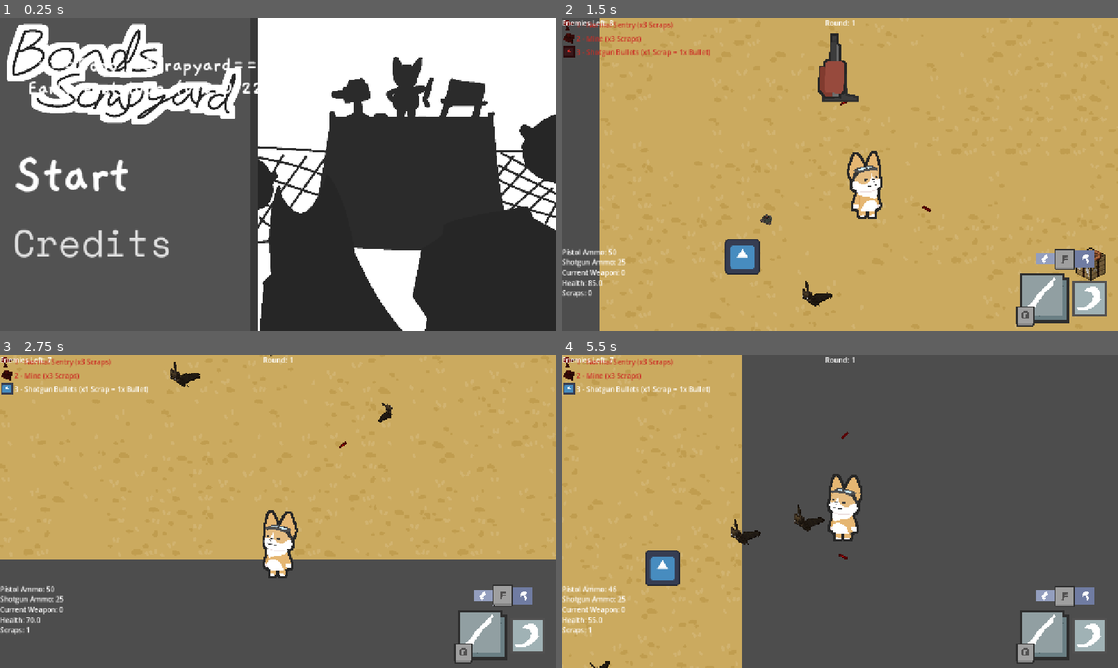
Above: before the commit, frames 1-4 (two rows, left to right).
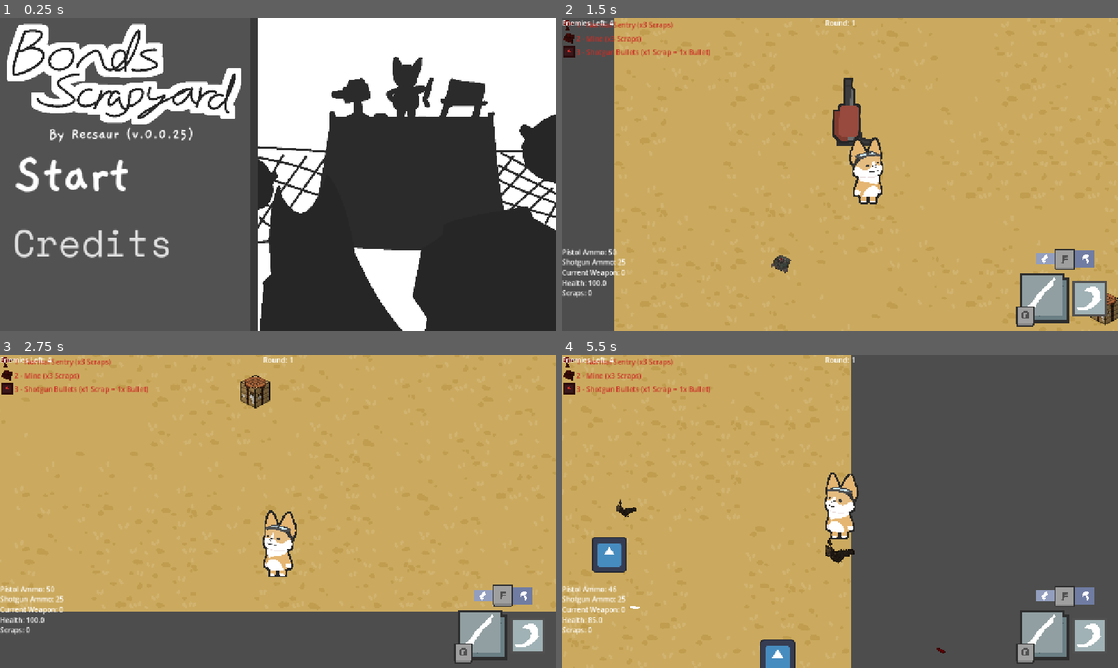
Above: after the commit, the same moments.

Repository: Recsaur/BondScrapyard
Game: Godot game, scene res://Scenes/main_menu.tscn
Two runs of this game, one before a commit and one after it. Both use one fixed random seed, a clock stepped at 60 frames per second and the inputs below. The engine's default icon, where the game draws it, is replaced by a stand-in: a white triangle on a blue panel in a dark square. Sound files missing from this copy of the repository are replaced by a short silence.
Inputs (mouse positions are in pixels of both pictures, inside the frame that each line leads up to):
- Up to frame 1 (0.25 s): no input
- Up to frame 2 (1.5 s): click (673, 174) at 0.5 s; tap Enter at 1.25 s; move the mouse to (962, 158) at 1.27 s; hold D (right) from 1.28 s (still down); tap F (Building) at 1.35 s; click (962, 158) at 1.42 s
- Up to frame 3 (2.75 s): right-click (400, 495) at 1.55 s; move the mouse to (166, 527) at 2.02 s; release D (right) at 2.03 s; hold S (down) from 2.03 s (still down); right-click (166, 527) at 2.1 s; click (166, 527) at 2.3 s
- Up to frame 4 (5.5 s): move the mouse to (895, 442) at 2.77 s; release S (down) at 2.78 s; press the mouse at (895, 442) at 2.78 s; hold D (right) 2.78-3.53 s; tap F (Building) at 3.05, 5.3 s; move the mouse to (812, 574) at 3.52 s; release the mouse at (812, 574) at 3.53 s; hold W (up) 3.53-4.28 s; tap 1 (1_Build) at 3.6 s; click (812, 574) at 3.67 s; right-click (812, 574) at 3.8 s; move the mouse to (1006, 558) at 4.27 s; press the mouse at (1006, 558) at 4.28 s; hold Q (SwitchWeaponLeft) from 4.28 s (still down); tap 2 (2_Build) at 4.35 s; move the mouse to (673, 464) at 5.02 s; release the mouse at (673, 464) at 5.03 s; tap 3 (3_Build) at 5.1 s

The runs differ from the first frame. In frame 1, 0.9% of the frame differs, in the area x 5-47%, y 12-40%; in frame 2, 7.0%; in frame 3, 17%; in frame 4, 21%, in the area x 0-69%, y 0-100%.

Commit message:
Added audio like background music and sound effects to AR, Shotgun, tail whip, and other stuff, all with pitch variation code to them for better immersion or like, sounding less repetitive. Also balance changes like changing the raidus of explosion and collision of the mine and giving the AR a better fire rate and making the bullets travel faster. Intermission and round music also play alternatively, like when its their time to play.

Diff:
--- a/Assets/landmine.gd
+++ b/Assets/landmine.gd
@@ -4,8 +4,9 @@
 var MineDmg = 100
 # Called when the node enters the scene tree for the first time.
 func _ready() -> void:
-	pass # Replace with function body.
-
+	var BuildSFX = AudioHandler.get_node("Building")
+	BuildSFX.pitch_scale = randf_range(0.85,1.15)
+	BuildSFX.play()
 
 # Called every frame. 'delta' is the elapsed time since the previous frame.
 func _process(delta: float) -> void:
@@ -28,6 +29,9 @@
 	for Enemy in EnemiesInRange:
 		Enemy.Health -= MineDmg
 		Enemy.DmgEffect(MineDmg)
+	var detSFX = AudioHandler.get_node("Kabo")
+	detSFX.pitch_scale = randf_range(0.85,1.15)
+	detSFX.play()
 	await get_tree().create_timer(0.25).timeout
 	queue_free()
 
--- a/Assets/landmine.tscn
+++ b/Assets/landmine.tscn
@@ -7,6 +7,7 @@
 [sub_resource type="CircleShape2D" id="CircleShape2D_jvsgw"]
 
 [sub_resource type="CircleShape2D" id="CircleShape2D_vf03o"]
+radius = 14.799995
 
 [sub_resource type="Curve" id="Curve_4nyng"]
 _data = [Vector2(0, 0.49438208), 0.0, 0.0, 0, 0, Vector2(1, 0), 0.0, 0.0, 0, 0]
@@ -31,7 +32,7 @@
 curve = SubResource("Curve_3wqer")
 
 [sub_resource type="Curve" id="Curve_wmru4"]
-_data = [Vector2(0, 0.123595595), 0.0, 0.0, 0, 0, Vector2(1, 0), 0.0, 0.0, 0, 0]
+_data = [Vector2(0, 0.48314613), 0.0, 0.0, 0, 0, Vector2(1, 0), 0.0, 0.0, 0, 0]
 point_count = 2
 
 [sub_resource type="CurveTexture" id="CurveTexture_co25f"]
@@ -43,7 +44,8 @@
 initial_velocity_min = 150.0
 initial_velocity_max = 250.0
 gravity = Vector3(0, 0, 0)
-scale_min = 0.099999994
+scale_min = 0.5
+scale_max = 0.75
 scale_curve = SubResource("CurveTexture_co25f")
 color = Color(1.7057232, 1.705724, 1.705722, 1)
 color_initial_ramp = SubResource("GradientTexture1D_o0odp")
@@ -54,7 +56,7 @@
 script = ExtResource("1_mu5v3")
 
 [node name="Collision" type="Area2D" parent="."]
-scale = Vector2(1.2817307, 1.2817307)
+scale = Vector2(2.089439, 2.089439)
 collision_layer = 0
 monitorable = false
 
@@ -63,7 +65,7 @@
 
 [node name="Sprite2D" type="Sprite2D" parent="."]
 position = Vector2(-3.8146973e-06, -3.8146973e-06)
-scale = Vector2(0.06849729, 0.068497285)
+scale = Vector2(0.11166224, 0.111662224)
 texture = ExtResource("2_o0odp")
 
 [node name="ExplosionRad" type="Area2D" parent="."]
--- a/Scenes/Characters/player.gd
+++ b/Scenes/Characters/player.gd
@@ -16,6 +16,7 @@
 var Pistol_path = preload("res://Scenes/pistol.tscn")
 var Shotgun_path = preload("res://Scenes/Shotgun.tscn")
 const TailKick = 350
+var TailWhip = AudioHandler.get_node("Tailwhip")
 enum Weapons {
 	Pistol,
 	Shotgun
@@ -88,6 +89,8 @@
 
 	if Input.is_action_just_pressed("Kick") and $FacingPivot/Kick/Timer.is_stopped():
 		Kick_Collision.disabled = false
+		TailWhip.pitch_scale = randf_range(0.85,1.15)
+		TailWhip.play()
 		await get_tree().create_timer(0.1).timeout
 		Kick_Collision.disabled = true
 		Apply_Knockback(get_global_mouse_position(),TailKick)
--- a/Scenes/Characters/player.tscn
+++ b/Scenes/Characters/player.tscn
@@ -52,6 +52,7 @@
 script = ExtResource("3_utp2y")
 
 [node name="Hitbox" type="Area2D" parent="."]
+position = Vector2(0, 17)
 
 [node name="CollisionShape2D2" type="CollisionShape2D" parent="Hitbox"]
 position = Vector2(0, -13)
--- a/Scenes/Maps/Map.tscn
+++ b/Scenes/Maps/Map.tscn
@@ -25,6 +25,9 @@
 [sub_resource type="TileSet" id="TileSet_ikgfv"]
 tile_size = Vector2i(250, 250)
 sources/0 = SubResource("TileSetAtlasSource_jwcm4")
+
+[sub_resource type="RectangleShape2D" id="RectangleShape2D_ikgfv"]
+size = Vector2(148, 2018)
 
 [node name="Map" type="Node2D"]
 script = ExtResource("1_yi4gh")
@@ -56,9 +59,6 @@
 [node name="Enemy_N" parent="." instance=ExtResource("3_1ayp6")]
 position = Vector2(615, -608)
 
-[node name="Enemy_N2" parent="." instance=ExtResource("3_1ayp6")]
-position = Vector2(30, 652)
-
 [node name="SpawnTimer" type="Timer" parent="."]
 wait_time = 3.0
 autostart = true
@@ -71,9 +71,6 @@
 
 [node name="Bat_Enemy" parent="." instance=ExtResource("9_jwcm4")]
 position = Vector2(1320, -578)
-
-[node name="Bat_Enemy2" parent="." instance=ExtResource("9_jwcm4")]
-position = Vector2(215, 879)
 
 [node name="IntermissionTimer" type="Timer" parent="."]
 wait_time = 15.0
@@ -109,14 +106,38 @@
 [node name="SpawnPoint10" type="Marker2D" parent="."]
 position = Vector2(1166, 1000)
 
-[node name="Range_Enemy" parent="." instance=ExtResource("10_ikgfv")]
-position = Vector2(157, -474)
-
 [node name="Range_Enemy2" parent="." instance=ExtResource("10_ikgfv")]
 position = Vector2(1208, -347)
 
-[node name="Range_Enemy3" parent="." instance=ExtResource("10_ikgfv")]
-position = Vector2(1430, 780)
+[node name="StaticBody2D3" type="StaticBody2D" parent="."]
+position = Vector2(883, -761)
+rotation = 1.5707964
+
+[node name="CollisionShape2D" type="CollisionShape2D" parent="StaticBody2D3"]
+position = Vector2(-188, 63)
+shape = SubResource("RectangleShape2D_ikgfv")
+
+[node name="StaticBody2D4" type="StaticBody2D" parent="."]
+position = Vector2(869, 1262)
+rotation = 1.5707964
+
+[node name="CollisionShape2D" type="CollisionShape2D" parent="StaticBody2D4"]
+position = Vector2(-188, 63)
+shape = SubResource("RectangleShape2D_ikgfv")
+
+[node name="StaticBody2D2" type="StaticBody2D" parent="."]
+position = Vector2(2012, -31)
+
+[node name="CollisionShape2D" type="CollisionShape2D" parent="StaticBody2D2"]
+position = Vector2(-188, 63)
+shape = SubResource("RectangleShape2D_ikgfv")
+
+[node name="StaticBody2D" type="StaticBody2D" parent="."]
+position = Vector2(-11, 0)
+
+[node name="CollisionShape2D" type="CollisionShape2D" parent="StaticBody2D"]
+position = Vector2(-188, 63)
+shape = SubResource("RectangleShape2D_ikgfv")
 
 [connection signal="timeout" from="SpawnTimer" to="." method="_on_spawn_timer_timeout"]
 [connection signal="timeout" from="IntermissionTimer" to="." method="_on_intermission_timer_timeout"]
--- a/Scenes/Maps/map.gd
+++ b/Scenes/Maps/map.gd
@@ -2,12 +2,15 @@
 var Enemy_N_Path = preload("res://Scenes/Characters/enemy.tscn")
 var Enemy_B_Path = preload("res://Scenes/bat_enemy.tscn")
 var Enemy_R_Path = preload("res://Scenes/range_enemy.tscn")
+var NormBG = AudioHandler.get_node("NewDay")
+var Inter = AudioHandler.get_node("INTER")
+var Static = AudioHandler.get_node("Static")
+var NormBGPos = null
 @onready var SpawnPoints = [$SpawnPoint, $SpawnPoint2, $SpawnPoint3, $SpawnPoint4, $SpawnPoint5, $SpawnPoint6, $SpawnPoint7, $SpawnPoint8, $SpawnPoint9, $SpawnPoint10]
-
 # Called when the node enters the scene tree for the first time.
 func _ready() -> void:
 	GameTracker.connect("TookDmg", TookDmg)
-
+	NormBG.play()
 	pass # Replace with function body.
 
 func _physics_process(delta: float) -> void:
@@ -20,6 +23,10 @@
 		if $IntermissionTimer.is_stopped():
 			#print("ITS PLAYING OKAY??")
 			$IntermissionTimer.start(15)
+			NormBGPos = NormBG.get_playback_position()
+			NormBG.playing = false
+			Inter.playing = true
+			Static.play()
 	GameTracker.Enemy_count = enemies_count
 
 func EnemySpawn(Type : String):
@@ -41,6 +48,9 @@
 	pass
 
 func _on_intermission_timer_timeout() -> void:
+	Static.play()
+	Inter.playing = false
+	NormBG.play(NormBGPos)
 	for N_Enemy in range(int(GameTracker.NEnemyAmt)):
 		EnemySpawn("Normal")
 	for B_Enemy in range(int(GameTracker.BEnemyAmt)):
--- a/Scenes/bullet_pickup.gd
+++ b/Scenes/bullet_pickup.gd
@@ -4,7 +4,9 @@
 var In_range = false
 # Called when the node enters the scene tree for the first time.
 func _ready() -> void:
-	pass # Replace with function body.
+	var BuildSFX = AudioHandler.get_node("Building")
+	BuildSFX.pitch_scale = randf_range(0.85,1.15)
+	BuildSFX.play()
 
 func _physics_process(delta: float) -> void:
 	#qif GameTracker.player_pos
--- a/Scenes/main_menu.tscn
+++ b/Scenes/main_menu.tscn
@@ -7,7 +7,7 @@
 
 [sub_resource type="LabelSettings" id="LabelSettings_28flt"]
 font = ExtResource("2_1ehe0")
-font_size = 50
+font_size = 35
 
 [sub_resource type="LabelSettings" id="LabelSettings_ce3w2"]
 font = ExtResource("2_1ehe0")
@@ -38,12 +38,11 @@
 
 [node name="Label" type="Label" parent="PlayColor"]
 layout_mode = 0
-offset_left = 32.0
-offset_top = -209.0
-offset_right = 635.0
-offset_bottom = -68.0
-text = " ===Bond's Scrapyard===
-Early Prototype (v.0.0.22)"
+offset_left = 82.0
+offset_top = -43.0
+offset_right = 685.0
+offset_bottom = 98.0
+text = "By Recsaur (v.0.0.25)"
 label_settings = SubResource("LabelSettings_28flt")
 
 [node name="PlayText" type="Label" parent="."]
@@ -84,10 +83,10 @@
 alignment = 0
 
 [node name="Label2" type="Label" parent="."]
-offset_left = 1322.0
-offset_top = 579.0
-offset_right = 2060.0
-offset_bottom = 909.0
+offset_left = 1332.0
+offset_top = 154.0
+offset_right = 2070.0
+offset_bottom = 484.0
 text = "Controls:
 Left Click - Shoot
 Right Click - Kick
--- a/Scenes/pistol.tscn
+++ b/Scenes/pistol.tscn
@@ -46,7 +46,7 @@
 texture = ExtResource("2_ui64p")
 
 [node name="FireRate" type="Timer" parent="."]
-wait_time = 0.25
+wait_time = 0.125
 one_shot = true
 autostart = true
 
--- a/Scenes/shotgun.gd
+++ b/Scenes/shotgun.gd
@@ -16,6 +16,10 @@
 		$GPUParticles2D.restart()
 		$GPUParticles2D.emitting = true
 		BurstShot()
+	elif Input.is_action_pressed("Shoot") and GameTracker.Shotgun_ammo <= 0:
+		var NoAmmo = AudioHandler.get_node("Empty")
+		NoAmmo.pitch_scale = randf_range(0.85,1.15)
+		NoAmmo.play()
 	if get_global_mouse_position().x > global_position.x:
 		$Marker2D/Sprite2D2.flip_v = false
 	else:
@@ -25,6 +29,9 @@
 	var spread = deg_to_rad(Spread_angle) / 2.0
 	var Target_pos = (get_global_mouse_position() - $Marker2D.global_position).normalized()
 	GameTracker.Shotgun_ammo -= 1
+	var SgShoot = AudioHandler.get_node("ShotgunShoot")
+	SgShoot.pitch_scale = randf_range(0.85,1.15)
+	SgShoot.play()
 	for Buck in range(Burst_num):
 		var bullet = Bullet_path.instantiate()
 		bullet.position = $Marker2D.global_position
--- /dev/null
+++ b/audio_handler.gd
@@ -0,0 +1,17 @@
+extends Node2D
+
+
+# Called when the node enters the scene tree for the first time.
+func _ready() -> void:
+	pass # Replace with function body.
+
+
+# Called every frame. 'delta' is the elapsed time since the previous frame.
+func _process(delta: float) -> void:
+	pass
+
+func PitchVerity(GivenAudio):
+	if GivenAudio == null:
+		return null
+	GivenAudio.pitch_scale = randf_range(0.85,1.15)
+	return GivenAudio
--- /dev/null
+++ b/audio_handler.tscn
@@ -0,0 +1,44 @@
+[gd_scene load_steps=11 format=3 uid="uid://desyq4vggm4v0"]
+
+[ext_resource type="Script" uid="uid://dftm3ox1xxjr0" path="res://audio_handler.gd" id="1_40cug"]
+[ext_resource type="AudioStream" uid="uid://7o1a4edf1ifb" path="res://Assets/Audio/ARShootSFX.mp3" id="2_40cug"]
+[ext_resource type="AudioStream" uid="uid://b72xxag21xgcr" path="res://Assets/Audio/SgShootSFX.mp3" id="2_krka2"]
+[ext_resource type="AudioStream" uid="uid://ba1kgvdx7aqdk" path="res://Assets/Audio/empty.mp3" id="4_354lc"]
+[ext_resource type="AudioStream" uid="uid://cwno0d2ikf2ei" path="res://Assets/Audio/static.mp3" id="5_utl3p"]
+[ext_resource type="AudioStream" uid="uid://p8c0sbn0wl72" path="res://Assets/Audio/NewDay.wav" id="6_eghst"]
+[ext_resource type="AudioStream" uid="uid://b5i2eyjmwqhj" path="res://Assets/Audio/kittencatpuppydog88-endingelevator-152337.mp3" id="7_3vv2t"]
+[ext_resource type="AudioStream" uid="uid://b1cxkv3gd548s" path="res://Assets/Audio/Building.mp3" id="8_5p5ax"]
+[ext_resource type="AudioStream" uid="uid://dxqq6p1fpjik6" path="res://Assets/Audio/tailwhip.wav" id="9_spit3"]
+[ext_resource type="AudioStream" uid="uid://bl35faqknhowp" path="res://Assets/Audio/kabo.wav" id="10_1ft04"]
+
+[node name="AudioHandler" type="Node2D"]
+script = ExtResource("1_40cug")
+
+[node name="ARShoot" type="AudioStreamPlayer" parent="."]
+stream = ExtResource("2_40cug")
+max_polyphony = 5
+
+[node name="ShotgunShoot" type="AudioStreamPlayer" parent="."]
+stream = ExtResource("2_krka2")
+
+[node name="Empty" type="AudioStreamPlayer" parent="."]
+stream = ExtResource("4_354lc")
+
+[node name="Static" type="AudioStreamPlayer" parent="."]
+stream = ExtResource("5_utl3p")
+
+[node name="NewDay" type="AudioStreamPlayer" parent="."]
+stream = ExtResource("6_eghst")
+volume_db = -7.55
+
+[node name="INTER" type="AudioStreamPlayer" parent="."]
+stream = ExtResource("7_3vv2t")
+
+[node name="Building" type="AudioStreamPlayer" parent="."]
+stream = ExtResource("8_5p5ax")
+
+[node name="Tailwhip" type="AudioStreamPlayer" parent="."]
+stream = ExtResource("9_spit3")
+
+[node name="Kabo" type="AudioStreamPlayer" parent="."]
+stream = ExtResource("10_1ft04")
--- a/bullet.gd
+++ b/bullet.gd
@@ -1,6 +1,6 @@
 extends CharacterBody2D
 var target_position
-var Bullet_Speed = 1000
+var Bullet_Speed = 1250
 var dmg = 15
 var KB = 750
 # Called when the node enters the scene tree for the first time.
--- a/normal_sentry.gd
+++ b/normal_sentry.gd
@@ -7,6 +7,9 @@
 
 
 func _ready() -> void:
+	var BuildSFX = AudioHandler.get_node("Building")
+	BuildSFX.pitch_scale = randf_range(0.85,1.15)
+	BuildSFX.play()
 	pass
 
 func _physics_process(delta: float) -> void:
--- a/pistol.gd
+++ b/pistol.gd
@@ -14,6 +14,10 @@
 		Shoot()
 		$GPUParticles2D.restart()
 		$GPUParticles2D.emitting = true
+	elif Input.is_action_pressed("Shoot") and GameTracker.Pistol_ammo <= 0 and Shootable:
+		var NoAmmo = AudioHandler.get_node("Empty")
+		NoAmmo.pitch_scale = randf_range(0.85,1.15)
+		NoAmmo.play()
 	if get_global_mouse_position().x > global_position.x:
 		$Marker2D/Sprite2D2.flip_v = false
 	else:
@@ -24,6 +28,9 @@
 	#var tween = create_tween()
 	var bullet = Bullet_path.instantiate()
 	GameTracker.Pistol_ammo -= 1
+	var ARShoot = AudioHandler.get_node("ARShoot")
+	ARShoot.pitch_scale = randf_range(0.85,1.15)
+	ARShoot.play()
 	#tween.tween_property($Marker2D/Sprite2D2,"rotation",$Marker2D/Sprite2D2.rotation_degrees+25,0.2)
 	#tween.tween_property($Marker2D/Sprite2D2,"rotation",$Marker2D/Sprite2D2.rotation_degrees-25,0.2)
 	bullet.position = $Marker2D.global_position
--- a/project.godot
+++ b/project.godot
@@ -19,6 +19,8 @@
 
 GameTracker="*res://Scripts/GameTracker.gd"
 GameStuff="*res://Scenes/game_stuff.tscn"
+AudioHandler="*res://audio_handler.tscn"
+AudioHandlerScript="*res://audio_handler.gd"
 
 [display]
 
Not shown, added: Assets/Audio/ARShootSFX.mp3.import
Not shown, added: Assets/Audio/Building.mp3.import
Not shown, added: Assets/Audio/NewDay.wav.import
Not shown, added: Assets/Audio/SgShootSFX.mp3.import
Not shown, added: Assets/Audio/empty.mp3.import
Not shown, added: Assets/Audio/kabo.wav.import
Not shown, added: Assets/Audio/kittencatpuppydog88-endingelevator-152337.mp3.import
Not shown, added: Assets/Audio/static.mp3.import
Not shown, added: Assets/Audio/tailwhip.wav.import
Binary file changed: Assets/Bond.png
Not shown: 1 places in Scenes/Maps/Map.tscn that only renumber resources
Not shown, added: audio_handler.gd.uid
(and 10 more such lines)
